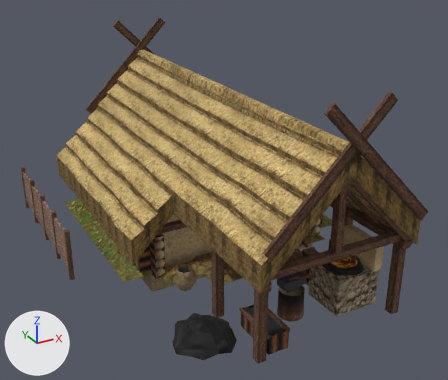
Two versions of the glTF model apps/web/public/models/crafts/kovar.glb, one commit apart.
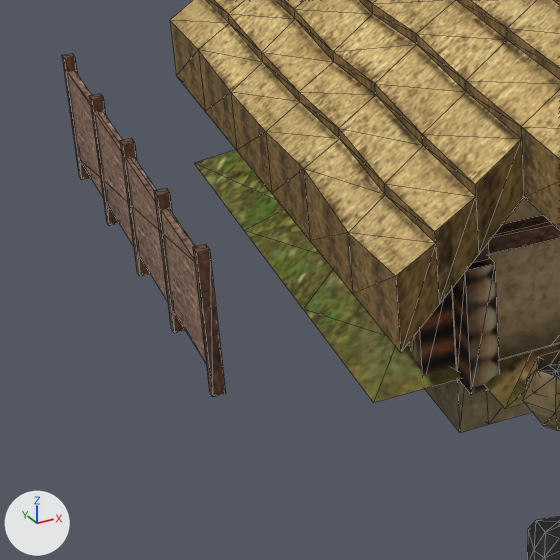
Each version appears first whole from a 50 mm camera at (-6.2, -12.74, 6.83) aimed at (-0.15, -1.74, 1.33), and next in a close-up on the part from 0% to 41% of the width and 39% to 88% of the height. Arrows for +X, +Y and +Z are at lower left; the lights stay in place. The first two pictures are the older version. The close-ups show mesh edges as thin lines. Vertices at exactly the same position are counted once.

Names of what the first close-up shows: 'kovar'.
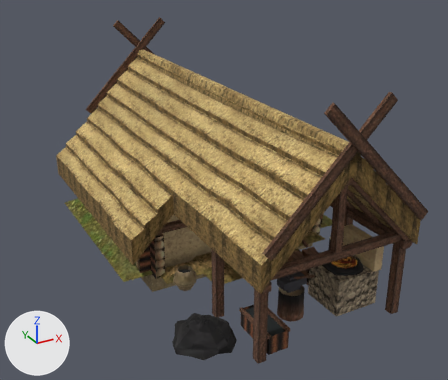
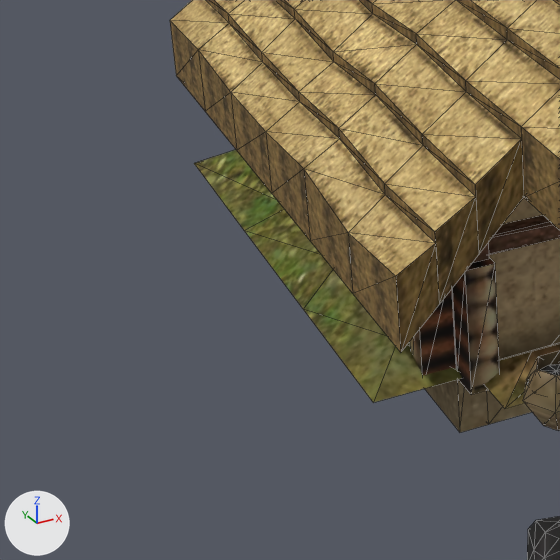
The change, as JSON lines over the scene's bpy script:
```json
{"block": "me_kovar_daub", "where": "# used by ob_kovar; location = (0.0, 0.0, 0.0)"}
{"op": "remove", "block": "me_kovar_daub", "code": "me_kovar_daub.from_pydata(...)  # 1335 vertices, 2092 faces; spans x -3.64..2.75, y -5.85..3.3, z -0.5..4.36"}
{"op": "add", "block": "me_kovar_daub", "code": "me_kovar_daub.from_pydata(...)  # 1287 vertices, 2020 faces; spans x -2.75..2.75, y -5.85..3.3, z -0.5..4.36"}
{"block": "me_kovar_daub", "change": "me_kovar_daub part 1: 6 loose pieces with 48 vertices, spanning x -3.64..-3.55, y -1.45..2.64, z -0.1..1.02, are deleted"}
```

Boxes [x1, y1, x2, y2] around the edits, measured in the close-ups (560 x 560 px):
```json
{"object": "kovar", "change": "reshaped", "before": [62, 0, 560, 560], "after": [170, 0, 560, 560]}
{"part": 1, "of": "me_kovar_daub", "change": "deleted", "before": [62, 54, 226, 397], "on screen": "brown"}
```
